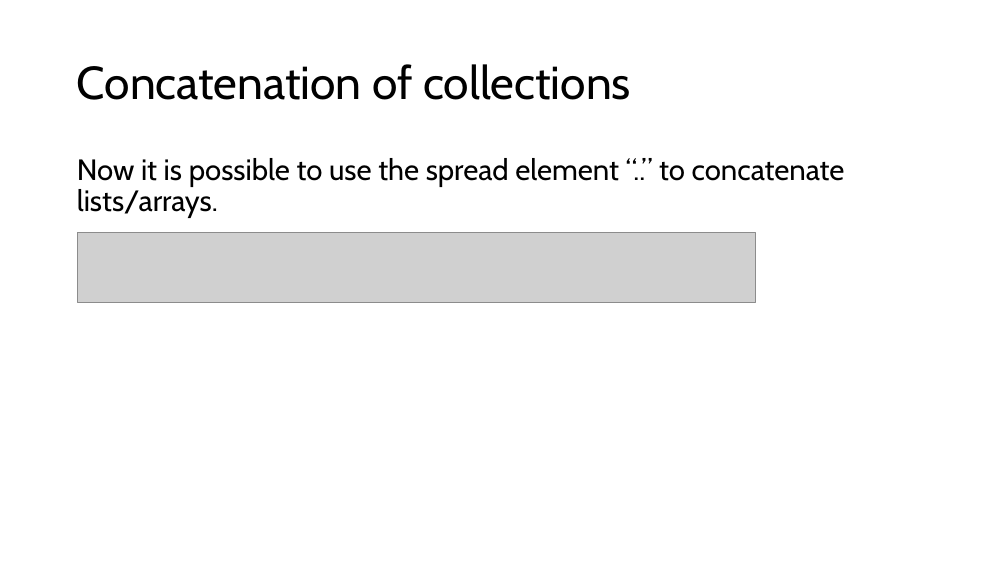
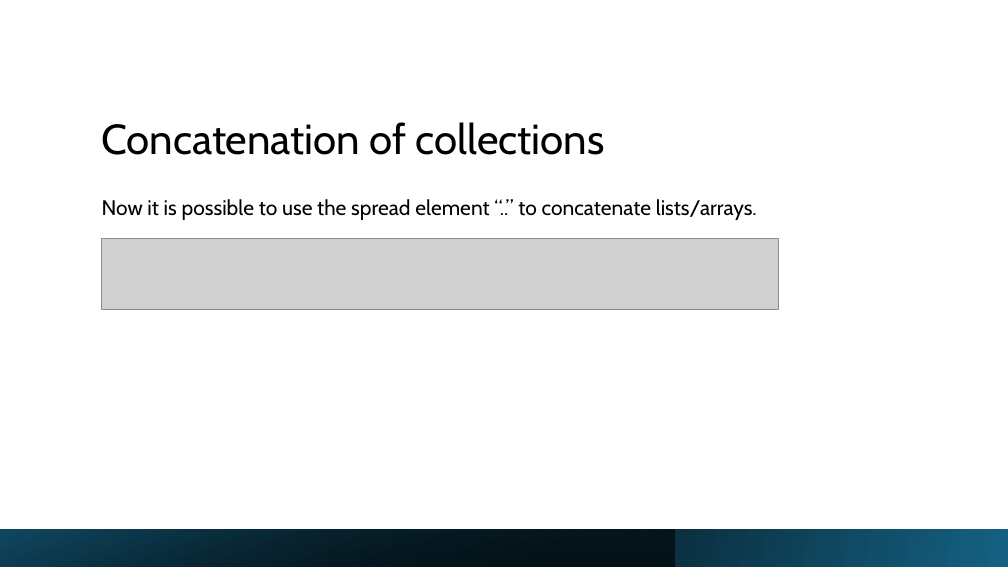
Before and after one commit to LuisSouto/C-sharp-new-features, a slide deck: slide 7 of slides.pptx (slide 6 before the commit). Drawn at 1008x567 pixels with LibreOffice and Linux fonts; fonts in the diff are those of the drawing; grey boxes stand for pictures. Boxes give left, top, right and bottom in pixels: in the first picture for what was removed or moved away, otherwise in the second. Text is boxed around its words. In the diff, an @@ line names an element or a change of style, - is before the commit and + after.

Commit message:
Add more slides.

```diff
--- a/slides.pptx
+++ b/slides.pptx
@@ title "Concatenation of collections": place and size @@
-title "Concatenation of collections" at (77,64,631,100)
+title "Concatenation of collections" at (102,122,605,155)
@@ title "Concatenation of collections" at (102,122,605,155): size 44 to 40 pt; vertical alignment middle to bottom @@
@@ text "Now it is possible to ...": place and size @@
-text "Now it is possible to ..." at (77,158,845,218)
+text "Now it is possible to ..." at (102,199,757,220)
@@ text "Now it is possible to ..." at (102,199,757,220): size 28 to 20 pt @@
@@ picture: place and size @@
-picture at (78,233,755,303)
+picture at (101,239,779,309)
@@ rectangle added at (0,529,1008,567), fill gradient #156082 to #000000 @@
@@ rectangle added at (0,529,675,567), fill gradient #000000 to #104862 @@
```
Also in this commit, not shown: 3 other slides changed, 1 slide added, 1 other file.
